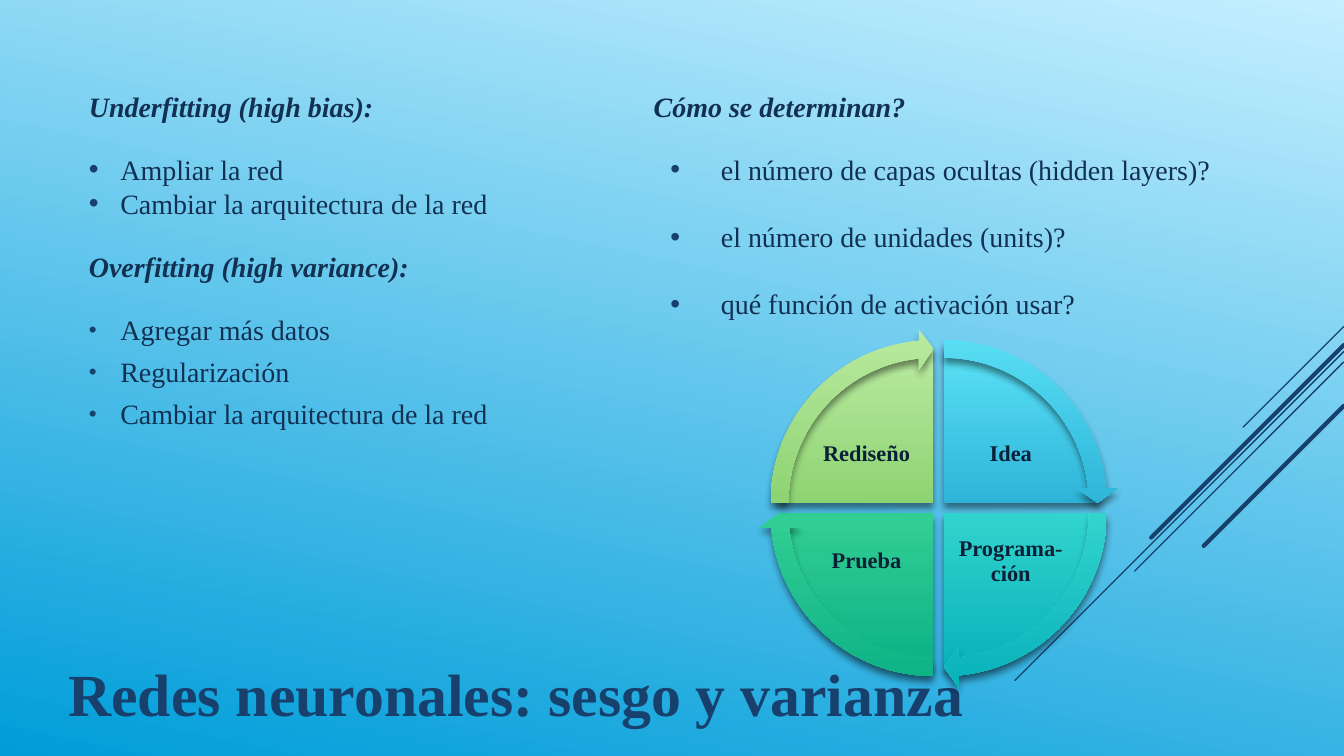
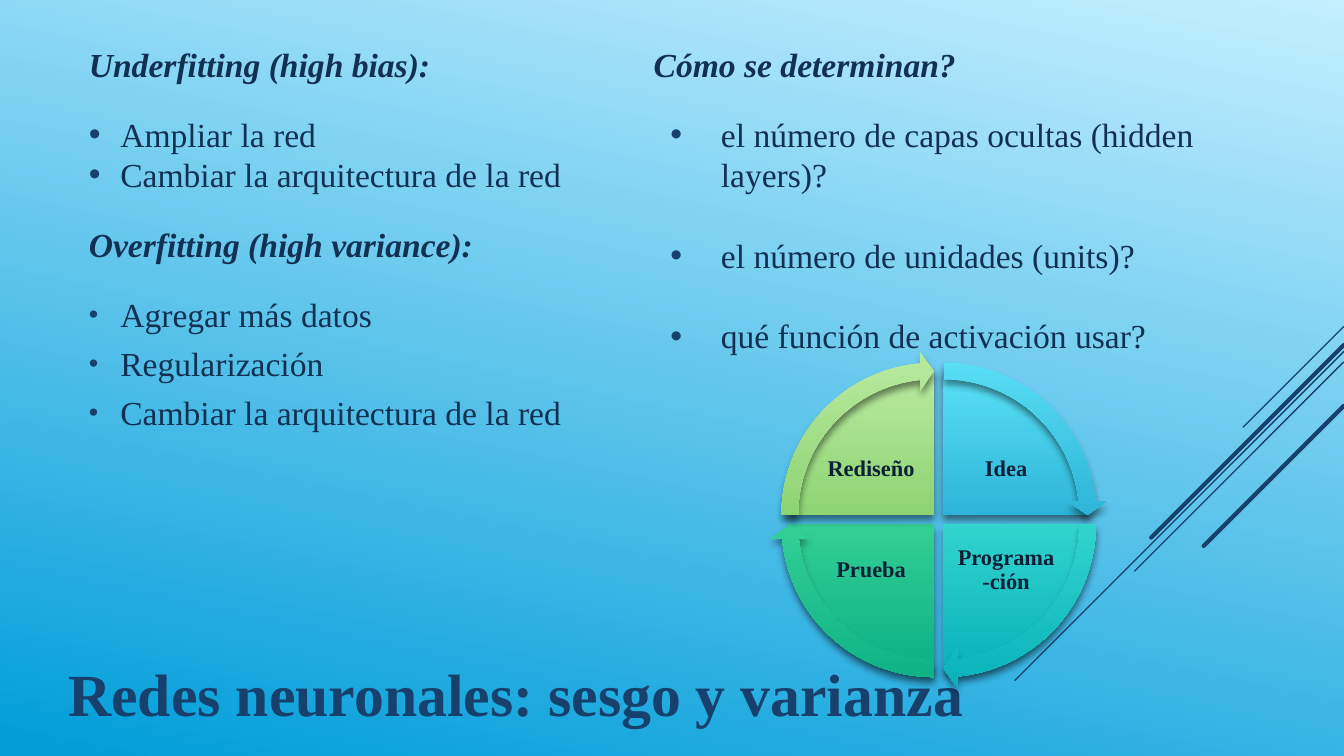
Before and after one commit to DiploDatos/AprendizajeSupervisado, a slide deck: slide 32 of Teórico/Aprendizaje Supervisado - Clase III.ppsx (slide 27 before the commit). Drawn at 1344x756 pixels with LibreOffice and Linux fonts; fonts in the diff are those of the drawing. Boxes give left, top, right and bottom in pixels: in the first picture for what was removed or moved away, otherwise in the second. Text is boxed around its words. In the diff, an @@ line names an element or a change of style, - is before the commit and + after.

```diff
--- a/Teórico/Aprendizaje Supervisado - Clase III.ppsx
+++ b/Teórico/Aprendizaje Supervisado - Clase III.ppsx
@@ text "Underfitting (high bias):": place and size @@
-text "Underfitting (high bias):" at (89,97,488,430)
+text "Underfitting (high bias):" at (89,53,561,431)
@@ text "Underfitting (high bias):" at (89,53,561,431): size 15 to 18 pt @@
@@ text "Cómo se determinan?" at (654,53,1194,355): size 15 to 18 pt @@
@@ text "Cómo se determinan?": place and size @@
-text "Cómo se determinan?" at (654,97,1209,320)
+text "Cómo se determinan?" at (654,53,1194,355)
@@ circular arrow: place and size @@
-circular arrow at (759,328,1109,677)
+circular arrow at (770,352,1097,679)
@@ circular arrow: place and size @@
-circular arrow at (769,328,1118,677)
+circular arrow at (780,352,1106,679)
@@ circular arrow: place and size @@
-circular arrow at (759,339,1109,688)
+circular arrow at (770,362,1097,688)
@@ circular arrow: place and size @@
-circular arrow at (769,339,1118,688)
+circular arrow at (780,362,1106,688)
@@ pie slice (boxed as its full ellipse): place and size @@
-pie slice (boxed as its full ellipse) at (778,358,1089,668)
+pie slice (boxed as its full ellipse) at (789,379,1079,669)
@@ pie slice (boxed as its full ellipse): place and size @@
-pie slice (boxed as its full ellipse) at (778,348,1089,659)
+pie slice (boxed as its full ellipse) at (789,370,1079,660)
@@ pie slice (boxed as its full ellipse): place and size @@
-pie slice (boxed as its full ellipse) at (789,348,1099,659)
+pie slice (boxed as its full ellipse) at (798,370,1089,660)
@@ pie slice (boxed as its full ellipse): place and size @@
-pie slice (boxed as its full ellipse) at (789,358,1099,668)
+pie slice (boxed as its full ellipse) at (798,379,1089,669)
@@ text "Rediseño": place and size @@
-text "Rediseño" at (823,445,910,461)
+text "Rediseño" at (828,460,915,476)
@@ text "Idea": place and size @@
-text "Idea" at (990,445,1032,461)
+text "Idea" at (985,460,1027,476)
@@ text "Prueba": place and size @@
-text "Prueba" at (832,552,902,568)
+text "Prueba" at (836,561,906,577)
@@ text "Programa-ción" rewrapped from (959,541,1063,581) to (958,550,1054,589) @@
```
Also in this commit, not shown: 2 other slides changed, 5 slides added, 3 other files.
